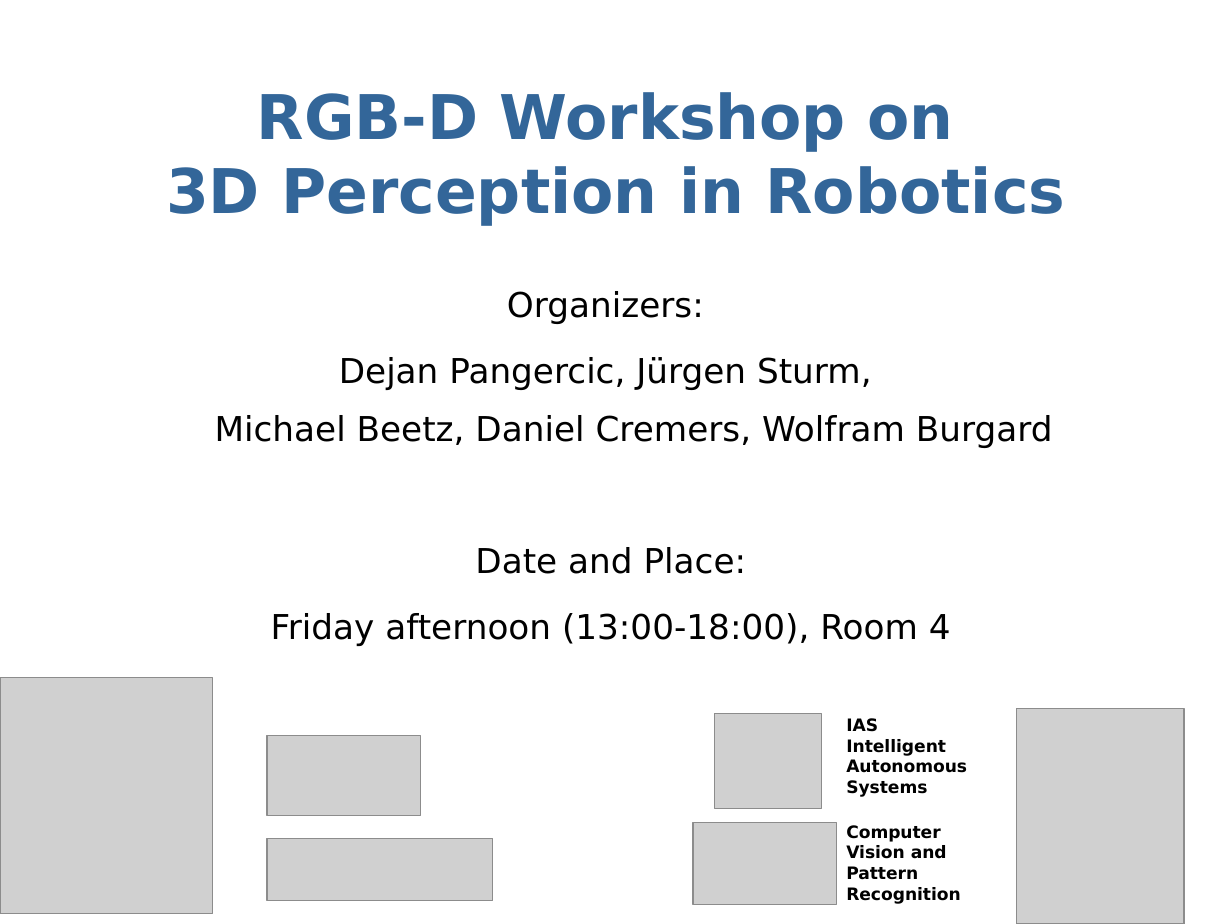
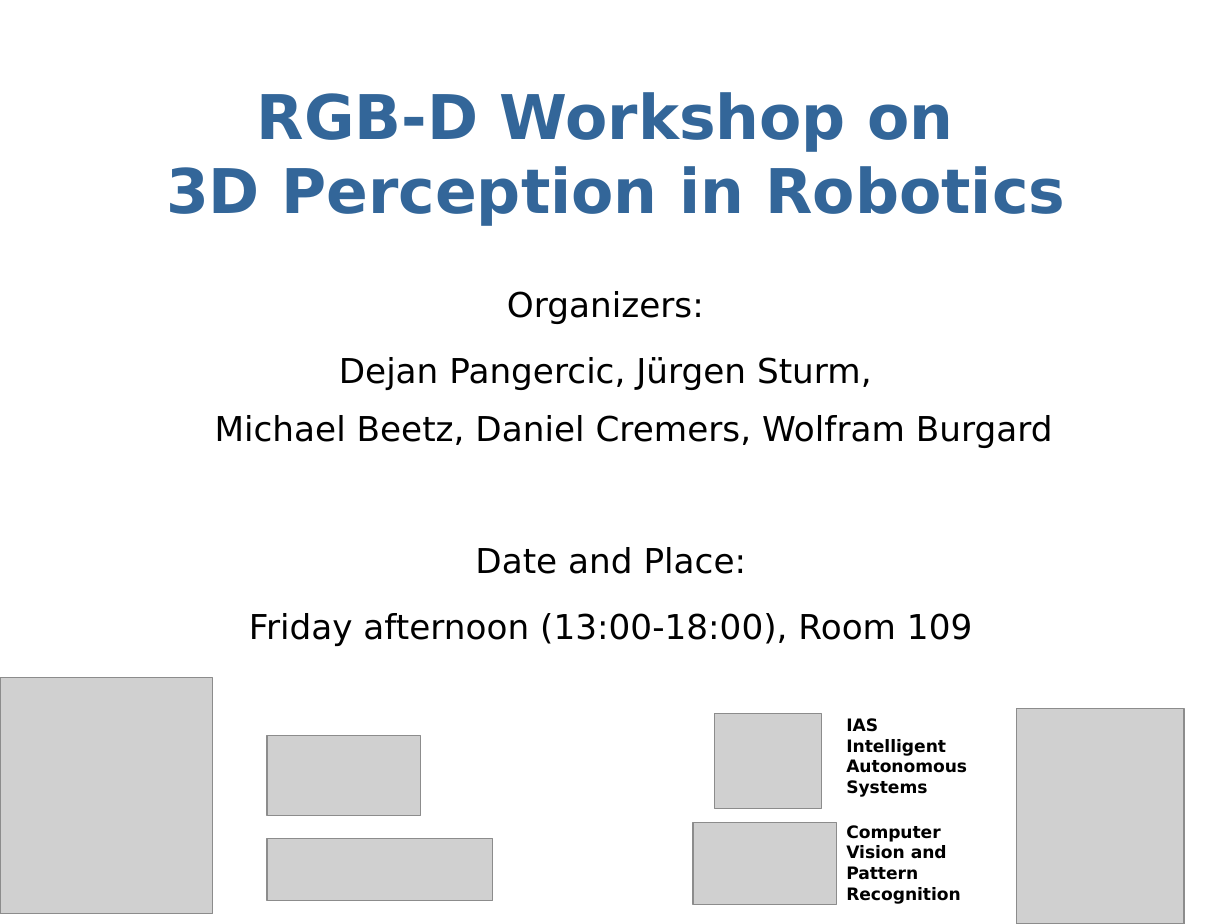
Before and after one commit to dejanpan/rgbd2011, a slide deck: slide 1 of presentations/sturm11rgbd-spotlight.ppt. Drawn at 1232x924 pixels with LibreOffice and Linux fonts; fonts in the diff are those of the drawing; grey boxes stand for pictures. Boxes give left, top, right and bottom in pixels: in the first picture for what was removed or moved away, otherwise in the second. Text is boxed around its words. In the diff, an @@ line names an element or a change of style, - is before the commit and + after.

```diff
--- a/presentations/sturm11rgbd-spotlight.ppt
+++ b/presentations/sturm11rgbd-spotlight.ppt
@@ text at [249, 613, 972, 646]: text changed @@
-Friday afternoon (13:00-18:00), Room 4
+Friday afternoon (13:00-18:00), Room 109
```
Also in this commit, not shown: 2 other slides changed.
